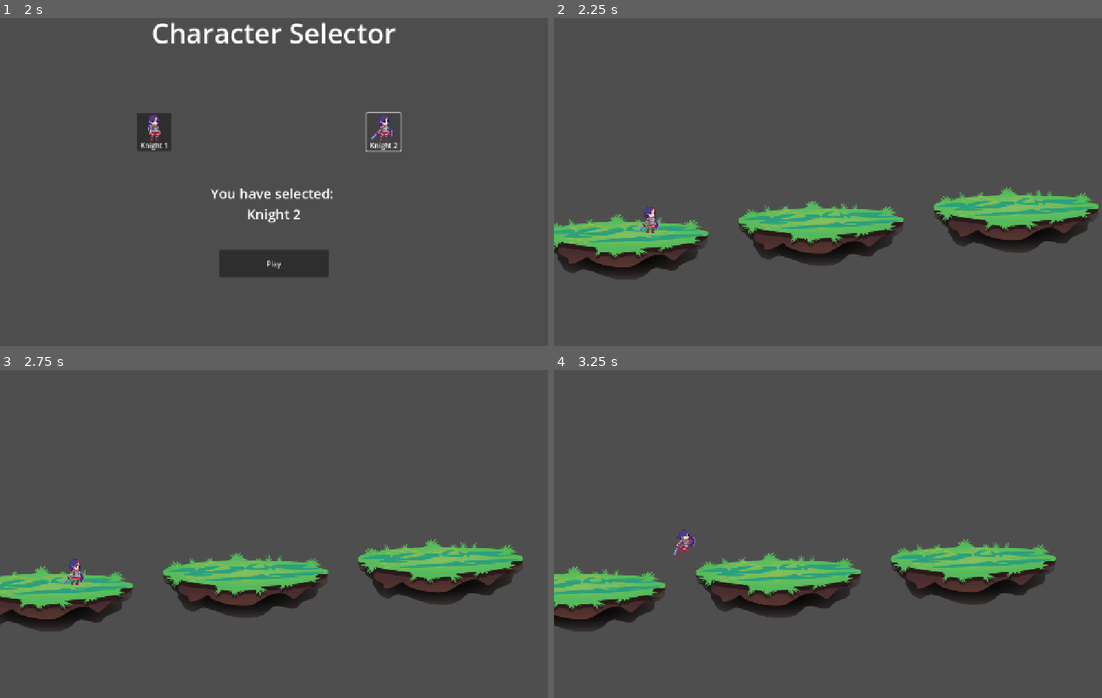
Above: before the commit, frames 1-4 (two rows, left to right).
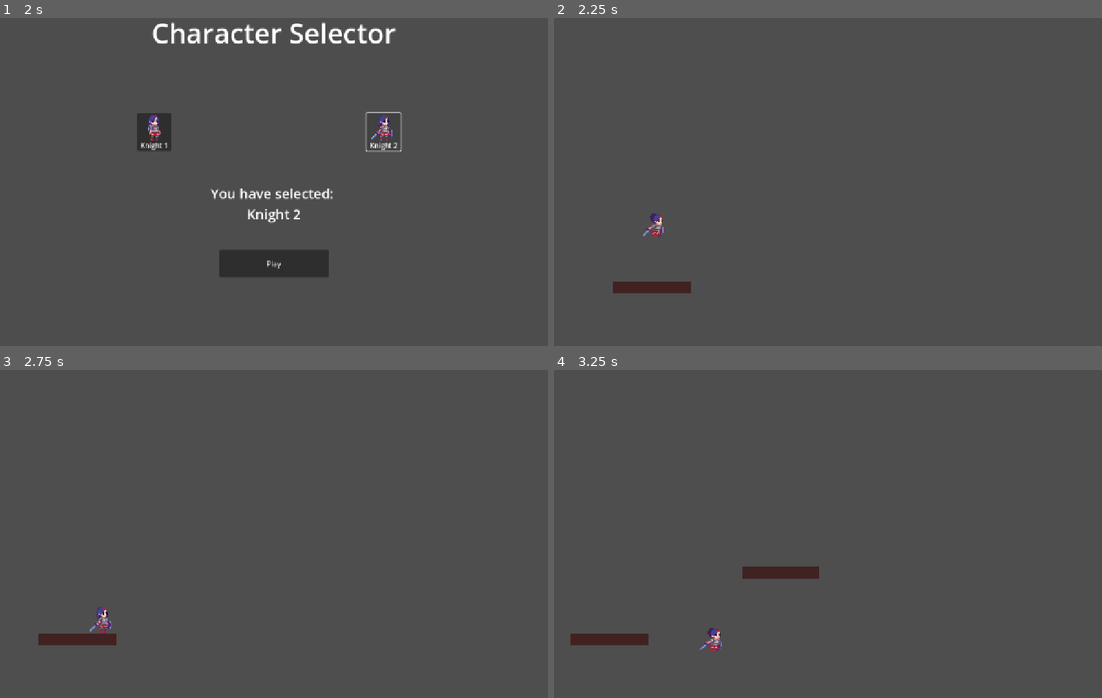
Above: after the commit, the same moments.

Repository: zxkevin168/gacha-space-birds
Game: Godot game, scene res://scenes/character_selection/character_selection.tscn
Same seed, same stepped clock (60 frames per second), same inputs: the game is played once before the commit and once after it.
Inputs (mouse positions are in pixels of both pictures, inside the frame that each line leads up to):
- Up to frame 1 (2 s): click (153, 132) at 0.5 s; click (383, 132) at 1.25 s
- Up to frame 2 (2.25 s): click "Play" at 2 s
- Up to frame 3 (2.75 s): no input
- Up to frame 4 (3.25 s): tap Enter (ui_accept) at 2.75, 2.85 s; hold Right (move_right) from 2.78 s (still down); tap Space (move_jump) at 3.02, 3.05 s

Frame 1 is identical in both runs. In frame 2, 13% of the frame differs, in the area x 0-100%, y 51-84%; in frame 3, 12%; in frame 4, 12%.

Commit message:
clean up platform and platforms directory

Diff:
--- a/characters/player_character.gd
+++ b/characters/player_character.gd
@@ -6,40 +6,40 @@
 var direction = 0
 
 func _physics_process(delta: float) -> void:
-	$AnimatedSprite2D.play()
+    $AnimatedSprite2D.play()
 
-	var static_speed = Vector2.ZERO
+    var static_speed = Vector2.ZERO
 
-	# Move with the platform
-	if is_on_floor():
-		static_speed = get_slide_collision(0).get_collider().velocity
+    # Move with the platform
+    if is_on_floor():
+        static_speed = get_slide_collision(0).get_collider().velocity
 
-	# Add the gravity.
-	if not is_on_floor():
-		velocity += get_gravity() * delta
-		static_speed = Vector2.ZERO
+    # Add the gravity.
+    if not is_on_floor():
+        velocity += get_gravity() * delta
+        static_speed = Vector2.ZERO
 
-	# Handle jump.
-	if Input.is_action_just_pressed("move_jump") and is_on_floor():
-		velocity.y = jump_velocity
+    # Handle jump.
+    if Input.is_action_just_pressed("move_jump") and is_on_floor():
+        velocity.y = jump_velocity
 
-	# Get the input direction and handle the movement/deceleration
-	direction = Input.get_axis("move_left", "move_right")
-	if direction:
-		$AnimatedSprite2D.flip_h = false if direction >= 0 else true
-		velocity.x = direction * speed
-	else:
-		velocity.x = move_toward(velocity.x, static_speed.x, speed)
+    # Get the input direction and handle the movement/deceleration
+    direction = Input.get_axis("move_left", "move_right")
+    if direction:
+        $AnimatedSprite2D.flip_h = false if direction >= 0 else true
+        velocity.x = direction * speed
+    else:
+        velocity.x = move_toward(velocity.x, static_speed.x, speed)
 
 
-	if velocity.y < 0:
-		$AnimatedSprite2D.animation = "jumping"
-	elif velocity.y > 0:
-		$AnimatedSprite2D.animation = "falling"
-	elif velocity.x == static_speed.x:
-		$AnimatedSprite2D.animation = "idle"
-	else:
-		$AnimatedSprite2D.animation = "walking"
+    if velocity.y < 0:
+        $AnimatedSprite2D.animation = "jumping"
+    elif velocity.y > 0:
+        $AnimatedSprite2D.animation = "falling"
+    elif velocity.x == static_speed.x:
+        $AnimatedSprite2D.animation = "idle"
+    else:
+        $AnimatedSprite2D.animation = "walking"
 
 
-	move_and_slide()
+    move_and_slide()
--- a/level.gd
+++ /dev/null
@@ -1,31 +0,0 @@
-extends Node2D
-
-@export var platform_scene: PackedScene
-
-@onready var last_platform: Node2D = $InitialPlatform
-var screen_size
-
-# Called when the node enters the scene tree for the first time.
-func _ready() -> void:
-    $PlatformSpawner.start()
-    screen_size = get_viewport_rect().size
-
-
-# Called every frame. 'delta' is the elapsed time since the previous frame.
-func _process(_delta: float) -> void:
-    pass
-
-
-func _on_spawn_platform() -> void:
-    var platform = platform_scene.instantiate()
-
-    var spawn_position = last_platform.position
-    spawn_position.x += 400
-    const diff = 100
-    spawn_position.y += randf_range(-diff, diff)
-    const height = 30
-    spawn_position.y = clamp(spawn_position.y, 0, screen_size.y - height)
-
-    platform.position = spawn_position
-    add_child(platform)
-    last_platform = platform
--- a/level.tscn
+++ /dev/null
@@ -1,20 +0,0 @@
-[gd_scene load_steps=4 format=3 uid="uid://15wmvodqfq3y"]
-
-[ext_resource type="Script" uid="uid://0x10qny8aige" path="res://level.gd" id="1_oi3di"]
-[ext_resource type="PackedScene" uid="uid://bqrcs2tt108s3" path="res://player/player.tscn" id="1_vonw3"]
-[ext_resource type="PackedScene" uid="uid://oi0rg0scpf51" path="res://platform/platform.tscn" id="2_oi3di"]
-
-[node name="Level" type="Node2D"]
-script = ExtResource("1_oi3di")
-platform_scene = ExtResource("2_oi3di")
-
-[node name="Player" parent="." instance=ExtResource("1_vonw3")]
-position = Vector2(281, 545)
-JUMP_VELOCITY = -500.0
-
-[node name="InitialPlatform" parent="." instance=ExtResource("2_oi3di")]
-position = Vector2(237, 650)
-
-[node name="PlatformSpawner" type="Timer" parent="."]
-
-[connection signal="timeout" from="PlatformSpawner" to="." method="_on_spawn_platform"]
--- a/platform/platform.gd
+++ b/platform/platform.gd
@@ -1,13 +1,14 @@
 extends StaticBody2D
 
 var speed = 100
+var velocity = Vector2.ZERO
 
 func _ready() -> void:
     pass
 
 
 func _process(delta: float) -> void:
-    var velocity = Vector2(-1, 0) * speed * delta
+    velocity = Vector2(-1, 0) * speed * delta
     position += velocity
 
 
--- a/platforms/floor.gd
+++ /dev/null
@@ -1,17 +0,0 @@
-extends StaticBody2D
-
-@export var speed = 100
-var velocity = Vector2.ZERO
-
-# Called when the node enters the scene tree for the first time.
-func _ready() -> void:
-	pass # Replace with function body.
-
-# Called every frame. 'delta' is the elapsed time since the previous frame.
-func _process(delta: float) -> void:
-	velocity.x = -1
-	velocity = velocity.normalized() * 100
-	position += velocity * delta
-
-func _on_visible_on_screen_notifier_2d_screen_exited() -> void:
-	queue_free()
--- a/platforms/floor.tscn
+++ /dev/null
@@ -1,23 +0,0 @@
-[gd_scene load_steps=4 format=3 uid="uid://did0y04jsq2sy"]
-
-[ext_resource type="Texture2D" uid="uid://b5v72gdbxsbty" path="res://platforms/assets/platform_1.png" id="1_i3b13"]
-[ext_resource type="Script" uid="uid://byvgihhwnmjee" path="res://platforms/floor.gd" id="1_kuqtn"]
-
-[sub_resource type="RectangleShape2D" id="RectangleShape2D_4w0v5"]
-size = Vector2(384, 112)
-
-[node name="floor" type="StaticBody2D"]
-script = ExtResource("1_kuqtn")
-metadata/_edit_group_ = true
-
-[node name="Sprite2D" type="Sprite2D" parent="."]
-texture = ExtResource("1_i3b13")
-
-[node name="CollisionShape2D" type="CollisionShape2D" parent="."]
-position = Vector2(0, 24)
-shape = SubResource("RectangleShape2D_4w0v5")
-
-[node name="VisibleOnScreenNotifier2D" type="VisibleOnScreenNotifier2D" parent="."]
-rect = Rect2(-192, -64, 384, 144)
-
-[connection signal="screen_exited" from="VisibleOnScreenNotifier2D" to="." method="_on_visible_on_screen_notifier_2d_screen_exited"]
--- a/player/player.gd
+++ /dev/null
@@ -1,25 +0,0 @@
-extends CharacterBody2D
-
-
-@export var SPEED = 300.0
-@export var JUMP_VELOCITY = -400.0
-
-
-func _physics_process(delta: float) -> void:
-    # Add the gravity.
-    if not is_on_floor():
-        velocity += get_gravity() * delta
-
-    # Handle jump.
-    if Input.is_action_just_pressed("ui_accept") and is_on_floor():
-        velocity.y = JUMP_VELOCITY
-
-    # Get the input direction and handle the movement/deceleration.
-    # As good practice, you should replace UI actions with custom gameplay actions.
-    var direction := Input.get_axis("ui_left", "ui_right")
-    if direction:
-        velocity.x = direction * SPEED
-    else:
-        velocity.x = move_toward(velocity.x, 0, SPEED)
-
-    move_and_slide()
--- a/player/player.tscn
+++ /dev/null
@@ -1,17 +0,0 @@
-[gd_scene load_steps=3 format=3 uid="uid://bqrcs2tt108s3"]
-
-[ext_resource type="Script" uid="uid://dnreik5lamqlx" path="res://player/player.gd" id="1_oul6g"]
-
-[sub_resource type="RectangleShape2D" id="RectangleShape2D_kqu6x"]
-size = Vector2(40, 40)
-
-[node name="Player" type="CharacterBody2D"]
-script = ExtResource("1_oul6g")
-
-[node name="Sprite" type="ColorRect" parent="."]
-offset_right = 40.0
-offset_bottom = 40.0
-
-[node name="CollisionShape2D" type="CollisionShape2D" parent="."]
-position = Vector2(20, 20)
-shape = SubResource("RectangleShape2D_kqu6x")
--- a/scenes/character_selection/character_selection.gd
+++ b/scenes/character_selection/character_selection.gd
@@ -4,23 +4,23 @@
 var character_array
 # Called when the node enters the scene tree for the first time.
 func _ready() -> void:
-	character_array = {1: {"name": "Knight 1", "animation": $knight1_animation}, 2: {"name": "Knight 2", "animation": $knight2_animation}}
+    character_array = {1: {"name": "Knight 1", "animation": $knight1_animation}, 2: {"name": "Knight 2", "animation": $knight2_animation}}
 
 # Called every frame. 'delta' is the elapsed time since the previous frame.
-func _process(delta: float) -> void:
-	$selected_name.text = "You have selected: \n" + character_array[selected]["name"]
-	for each in character_array:
-		if each == selected:
-			character_array[each]["animation"].play()
-		else:
-			character_array[each]["animation"].stop()
+func _process(_delta: float) -> void:
+    $selected_name.text = "You have selected: \n" + character_array[selected]["name"]
+    for each in character_array:
+        if each == selected:
+            character_array[each]["animation"].play()
+        else:
+            character_array[each]["animation"].stop()
 
 func _on_knight_1_button_pressed() -> void:
-	selected = 1
+    selected = 1
 
 func _on_knight_2_button_pressed() -> void:
-	selected = 2
+    selected = 2
 
 func _on_play_button_pressed() -> void:
-	Global.selected_character = selected
-	get_tree().change_scene_to_file("res://scenes/main_game/main_game.tscn")
+    Global.selected_character = selected
+    get_tree().change_scene_to_file("res://scenes/main_game/main_game.tscn")
--- a/scenes/main_game/main_game.gd
+++ b/scenes/main_game/main_game.gd
@@ -2,29 +2,32 @@
 
 @export var platform_scene: PackedScene
 @export var max_jump = 30
+
+@onready var last_platform: Node2D = $StartPlatform
 var prev_platform_vector_y = 505
 var rng = RandomNumberGenerator.new()
 var characters: Array[String] = ["res://characters/knight1.tscn", "res://characters/knight2.tscn"]
-# Called when the node enters the scene tree for the first time.
+
 func _ready() -> void:
-	$spawn_timer.start()
-	var path: String = characters[Global.selected_character - 1]
-	var player_character = load(path).instantiate()
-	player_character.position = Vector2(240, 504)
-	add_child(player_character)
+    $SpawnTimer.start()
+    var path: String = characters[Global.selected_character - 1]
+    var player_character = load(path).instantiate()
+    player_character.position = Vector2(240, 504)
+    add_child(player_character)
 
 
-# Called every frame. 'delta' is the elapsed time since the previous frame.
-func _process(delta: float) -> void:
-	pass
+func _process(_delta: float) -> void:
+    pass
 
 func _on_spawn_timer_timeout() -> void:
-	var platform = platform_scene.instantiate()
-	var x = 1096
-	var y = rng.randf_range(prev_platform_vector_y - max_jump, get_viewport().size.y)
-	prev_platform_vector_y = y
-	var spawn_location = Vector2(x, y)
+    var platform = platform_scene.instantiate()
 
-	platform.position = spawn_location
+    var spawn_position = last_platform.position
+    spawn_position.x += 400
+    const platform_height = 30
+    var max_y = get_viewport().size.y - platform_height
+    spawn_position.y = rng.randf_range(spawn_position.y - max_jump, max_y)
 
-	add_child(platform)
+    platform.position = spawn_position
+    add_child(platform)
+    last_platform = platform
--- a/scenes/main_game/main_game.tscn
+++ b/scenes/main_game/main_game.tscn
@@ -1,27 +1,20 @@
 [gd_scene load_steps=3 format=3 uid="uid://ctm7ijybvxjnk"]
 
 [ext_resource type="Script" uid="uid://k5yhi3n84ocj" path="res://scenes/main_game/main_game.gd" id="1_d2op2"]
-[ext_resource type="PackedScene" uid="uid://did0y04jsq2sy" path="res://platforms/floor.tscn" id="2_0rdsr"]
+[ext_resource type="PackedScene" uid="uid://oi0rg0scpf51" path="res://platform/platform.tscn" id="2_fjyug"]
 
 [node name="main_game" type="Node2D"]
 script = ExtResource("1_d2op2")
-platform_scene = ExtResource("2_0rdsr")
+platform_scene = ExtResource("2_fjyug")
 
 [node name="ColorRect" type="ColorRect" parent="."]
 offset_right = 1280.0
 offset_bottom = 800.0
 color = Color(0.30692267, 0.3069227, 0.3069227, 1)
 
-[node name="floor" parent="." instance=ExtResource("2_0rdsr")]
-position = Vector2(184, 568)
+[node name="StartPlatform" parent="." instance=ExtResource("2_fjyug")]
+position = Vector2(156, 648)
 
-[node name="floor2" parent="." instance=ExtResource("2_0rdsr")]
-position = Vector2(641, 536)
+[node name="SpawnTimer" type="Timer" parent="."]
 
-[node name="floor3" parent="." instance=ExtResource("2_0rdsr")]
-position = Vector2(1096, 505)
-
-[node name="spawn_timer" type="Timer" parent="."]
-wait_time = 5.0
-
-[connection signal="timeout" from="spawn_timer" to="." method="_on_spawn_timer_timeout"]
+[connection signal="timeout" from="SpawnTimer" to="." method="_on_spawn_timer_timeout"]
Not shown, removed: level.gd.uid
Renamed: platforms/assets/platform_1.png -> platform/assets/platform_1.png
Not shown, changed: platform/assets/platform_1.png.import
Renamed: platforms/assets/platform_2.png -> platform/assets/platform_2.png
Not shown, changed: platform/assets/platform_2.png.import
Not shown, removed: platforms/floor.gd.uid
Not shown, removed: player/player.gd.uid
